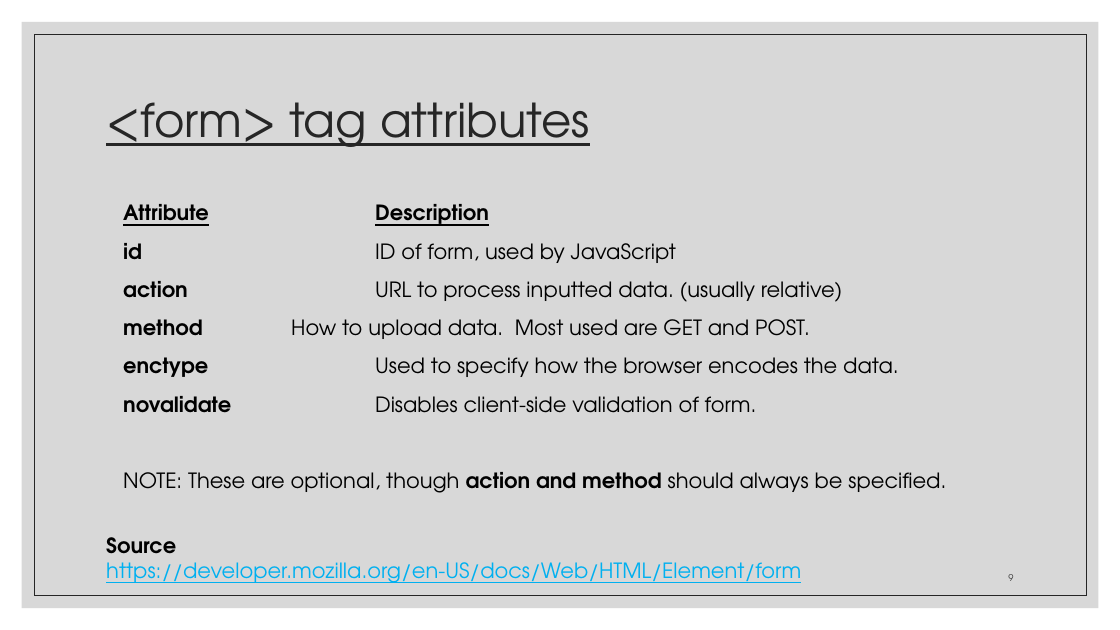
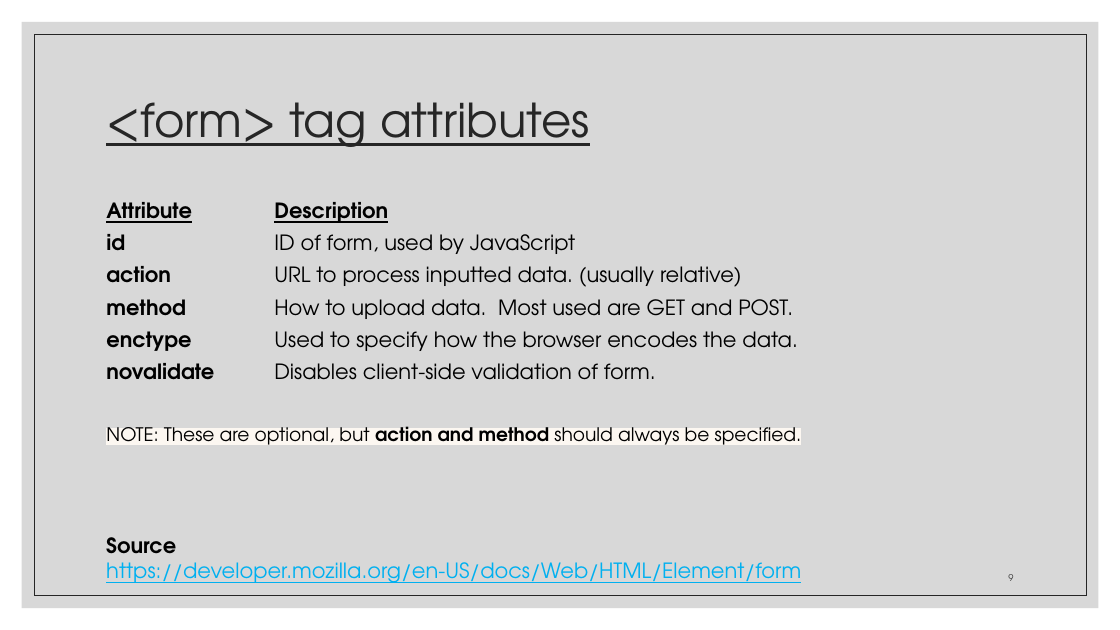
Before and after one commit to zackstotts/base-node-curriculum, a slide deck: slide 9 of unit_00/html_review/03 HTML Forms.pptx. Drawn at 1120x630 pixels with LibreOffice and Linux fonts; fonts in the diff are those of the drawing. Boxes give left, top, right and bottom in pixels: in the first picture for what was removed or moved away, otherwise in the second. Text is boxed around its words. In the diff, an @@ line names an element or a change of style, - is before the commit and + after.

```diff
--- a/unit_00/html_review/03 HTML Forms.pptx
+++ b/unit_00/html_review/03 HTML Forms.pptx
@@ text at (106, 202, 797, 380): indent changed; line spacing 1.1 to 1; less space between paragraphs @@
@@ text at (106, 426, 802, 445): text changed; size 18 to 16 pt @@
-NOTE: These are optional, though action and method should always be specified.
+NOTE: These are optional, but action and method should always be specified.
```
Also in this commit, not shown: 37 other slides changed.
